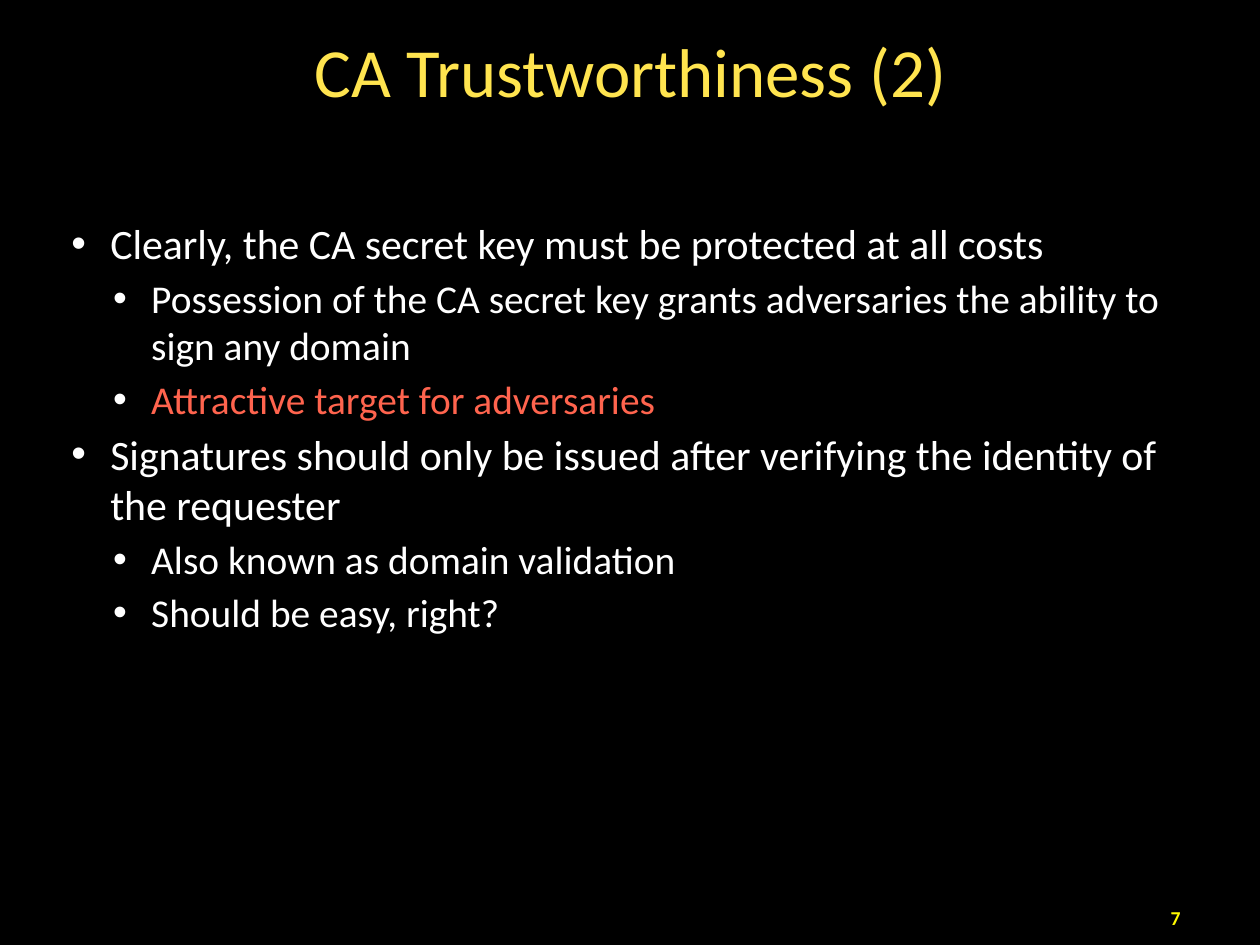
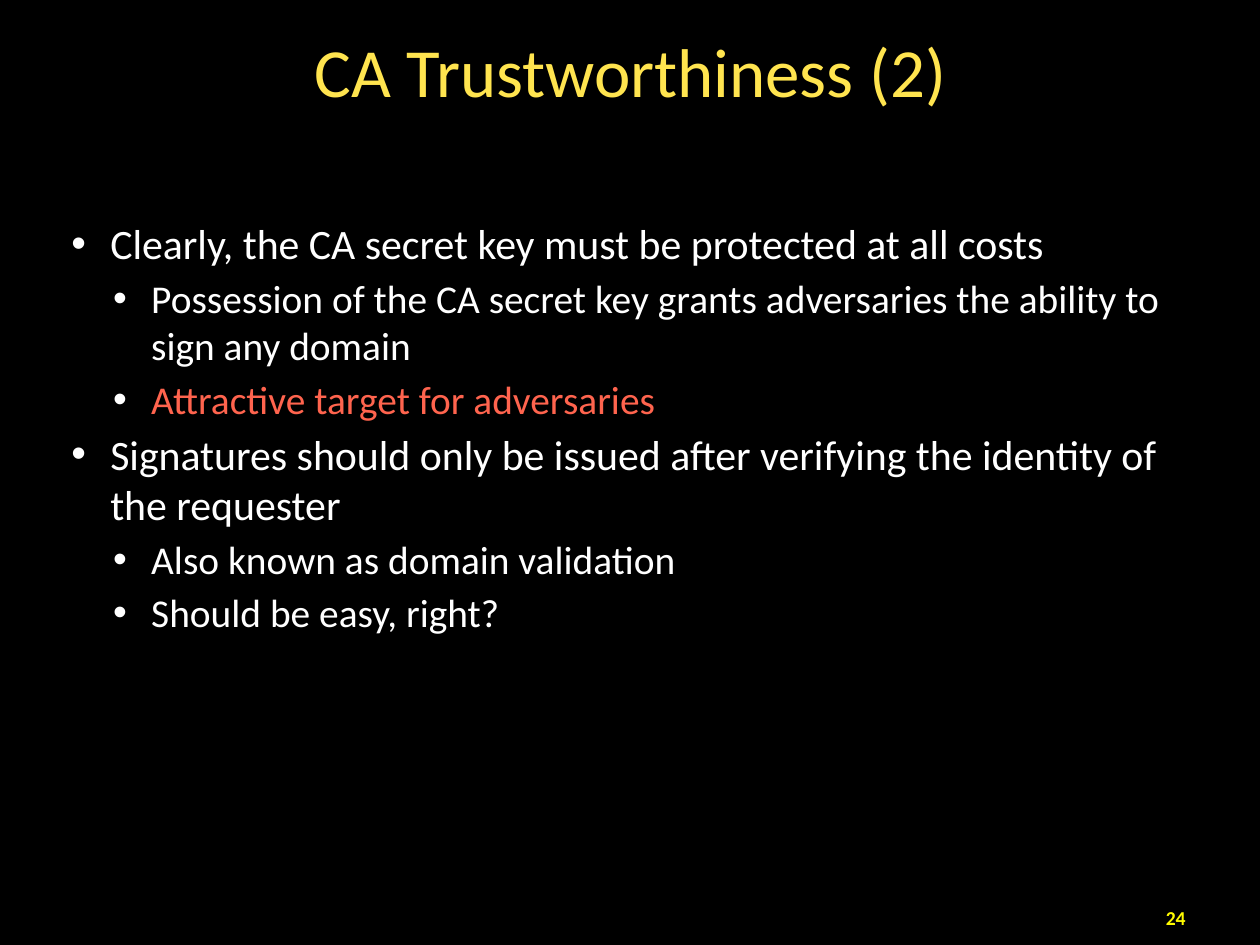
Before and after one commit to taejoong/taejoong.github.io, a slide deck: slide 24 of courses/csci-351/handouts/19-TLS.pptx (slide 7 before the commit). Drawn at 1260x945 pixels with LibreOffice and Linux fonts; fonts in the diff are those of the drawing. Boxes give left, top, right and bottom in pixels: in the first picture for what was removed or moved away, otherwise in the second. Text is boxed around its words. In the diff, an @@ line names an element or a change of style, - is before the commit and + after.

```diff
--- a/courses/csci-351/handouts/19-TLS.pptx
+++ b/courses/csci-351/handouts/19-TLS.pptx
@@ page number added at [1166, 912, 1186, 925], 16 pt, text #FFFB00, bold @@
+24
@@ page number removed at [1171, 912, 1181, 925] @@
-7
```
Also in this commit, not shown: 10 other slides changed, 19 slides added, 1 slide removed, 2 other files.
